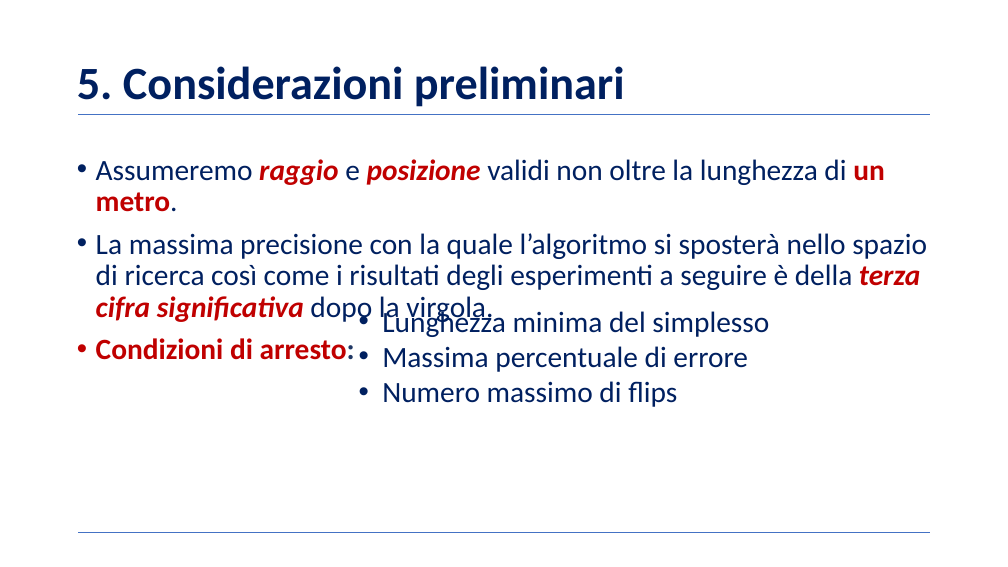
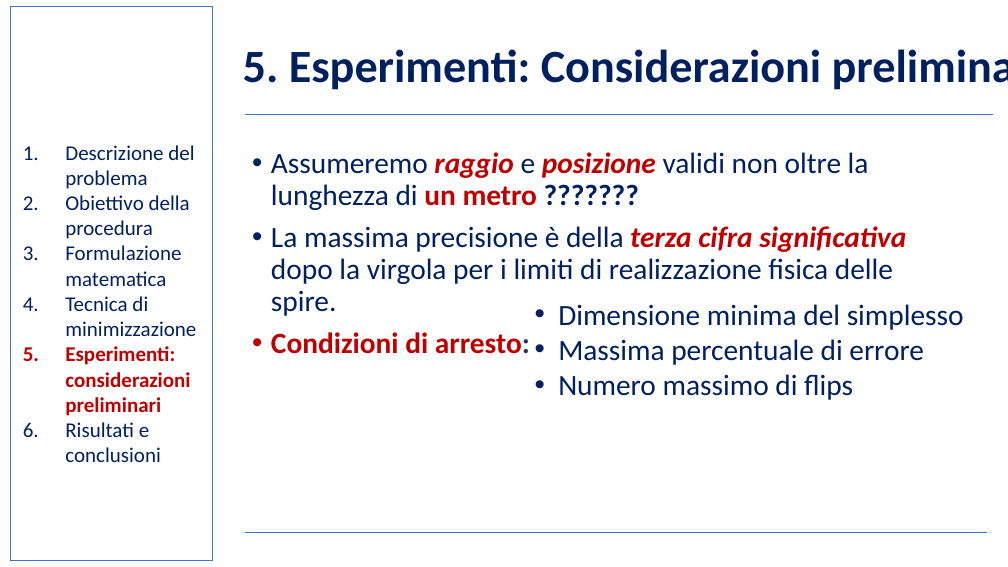
Before and after one commit to BernardoGiordano/NelderMeadMethod, a slide deck: slide 10 of writeup/Slides.pptx. Drawn at 1008x567 pixels with LibreOffice and Linux fonts; fonts in the diff are those of the drawing; background and template pictures are left out. Boxes give left, top, right and bottom in pixels: in the first picture for what was removed or moved away, otherwise in the second. Text is boxed around its words. In the diff, an @@ line names an element or a change of style, - is before the commit and + after.

```diff
--- a/writeup/Slides.pptx
+++ b/writeup/Slides.pptx
@@ rectangle added at box(11, 6, 212, 561), outline #4472C4 1 pt @@
@@ title at box(243, 49, 821, 90): text changed @@
-5. Considerazioni preliminari
+5. Esperimenti: Considerazioni preliminari
@@ line moved from (78, 115) - (930, 115) to (244, 115) - (993, 115) @@
@@ text added at box(65, 145, 196, 462), 20 pt, text #002060 @@
+1. Descrizione del problema
+2. Obiettivo della procedura
+3. Formulazione matematica
+4. Tecnica di minimizzazione
+5. Esperimenti: considerazioni preliminari
+6. Risultati e conclusioni
@@ text "Assumeremo raggio e posizione validi ...": place and size @@
-text "Assumeremo raggio e posizione validi ..." at box(96, 159, 927, 360)
+text "Assumeremo raggio e posizione validi ..." at box(271, 152, 906, 354)
@@ text at box(271, 152, 906, 316): text changed @@
-• Assumeremo raggio e posizione validi non oltre la lunghezza di un metro.
-• La massima precisione con la quale l’algoritmo si sposterà nello spazio di ricerca così come i risultati degli esperimenti a seguire è della terza cifra significativa dopo la virgola.
+• Assumeremo raggio e posizione validi non oltre la lunghezza di un metro ???????
+• La massima precisione è della terza cifra significativa dopo la virgola per i limiti di realizzazione fisica delle spire.
@@ text "Dimensione minima del simplesso": place and size @@
-text "Dimensione minima del simplesso" at box(382, 307, 769, 407)
+text "Dimensione minima del simplesso" at box(558, 304, 964, 400)
@@ text at box(558, 304, 964, 330): text changed @@
-• Lunghezza minima del simplesso
+• Dimensione minima del simplesso
@@ line moved from (78, 532) - (930, 532) to (244, 532) - (987, 532) @@
```
Also in this commit, not shown: 18 other slides changed, 9 other files.
